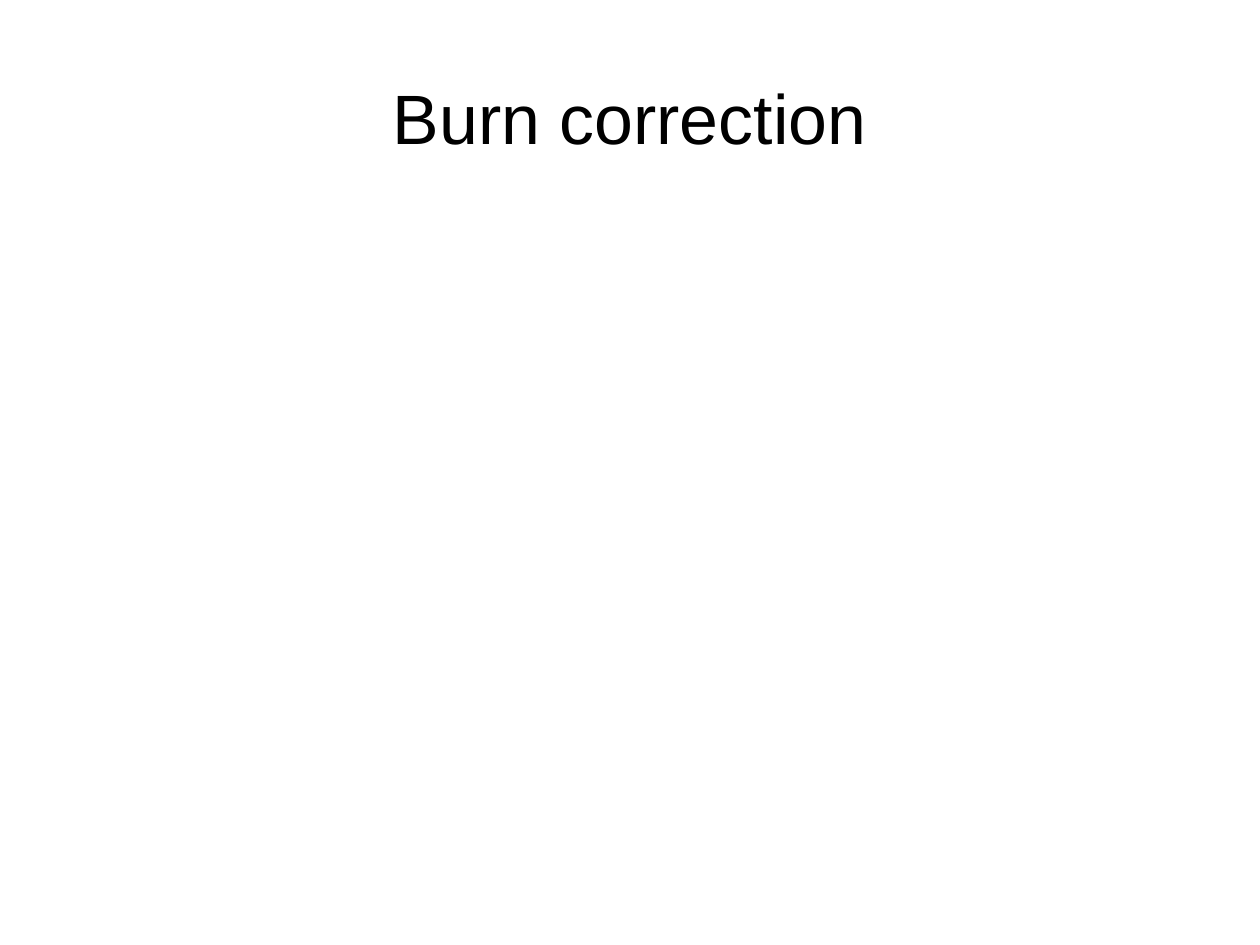
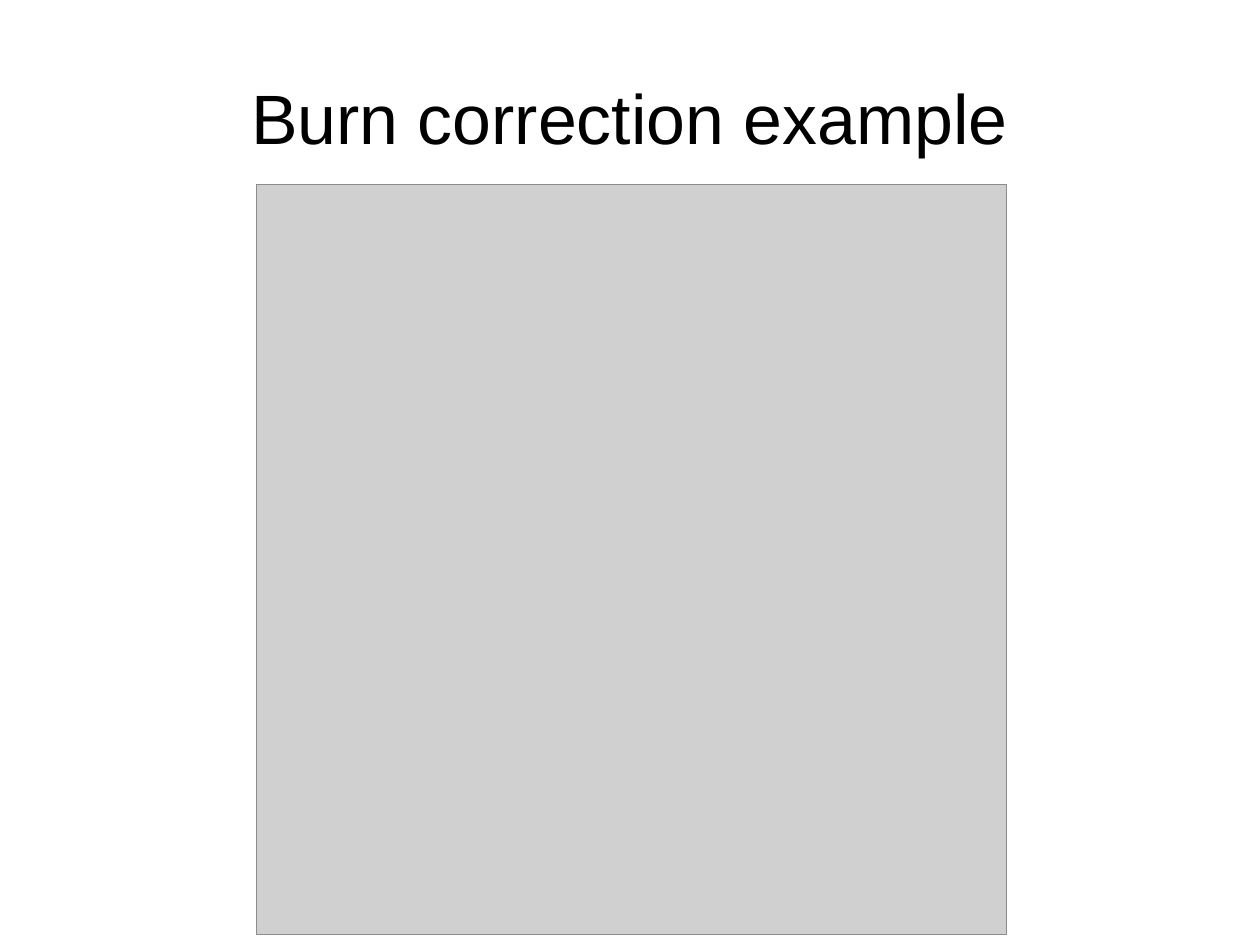
Before and after one commit to florianfesti/boxes, a slide deck: slide 29 of documentation/presentation.odp (slide 23 before the commit). Drawn at 1260x945 pixels with LibreOffice and Linux fonts; fonts in the diff are those of the drawing; grey boxes stand for pictures. Boxes give left, top, right and bottom in pixels: in the first picture for what was removed or moved away, otherwise in the second. Text is boxed around its words. In the diff, an @@ line names an element or a change of style, - is before the commit and + after.

Commit message:
More updates to the presentation
Add explainantion to burn correction

```diff
--- a/documentation/presentation.odp
+++ b/documentation/presentation.odp
@@ title at (251,93,1008,157): text changed @@
-Burn correction
+Burn correction example
@@ picture added at (257,185,1007,935) @@
```
Also in this commit, not shown: 8 other slides changed, 7 slides added.
